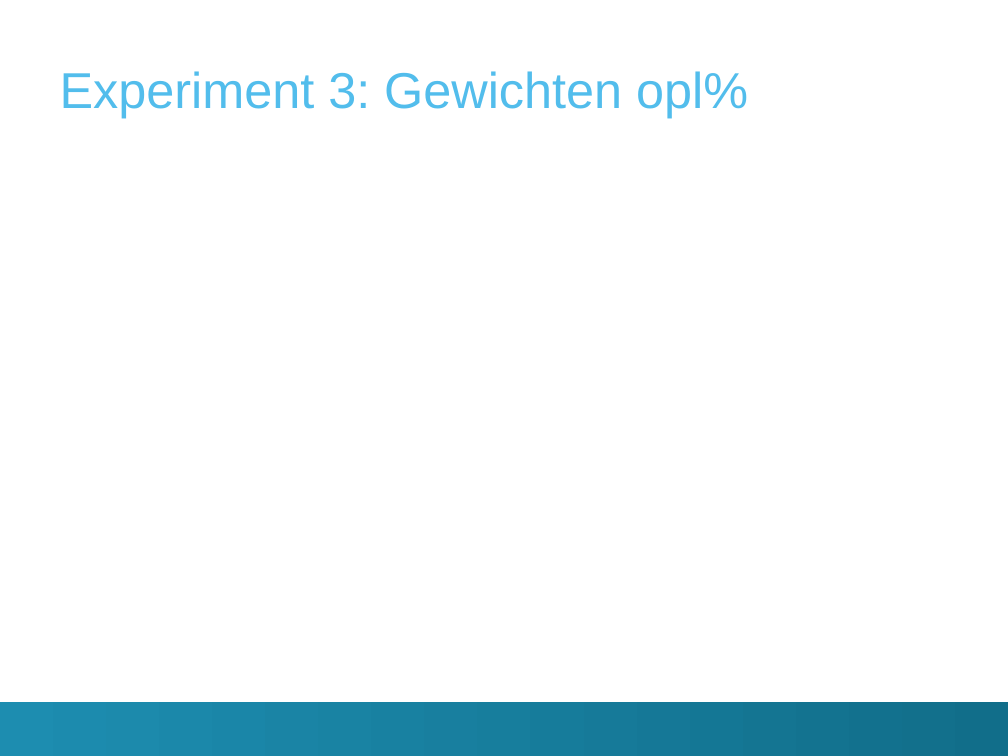
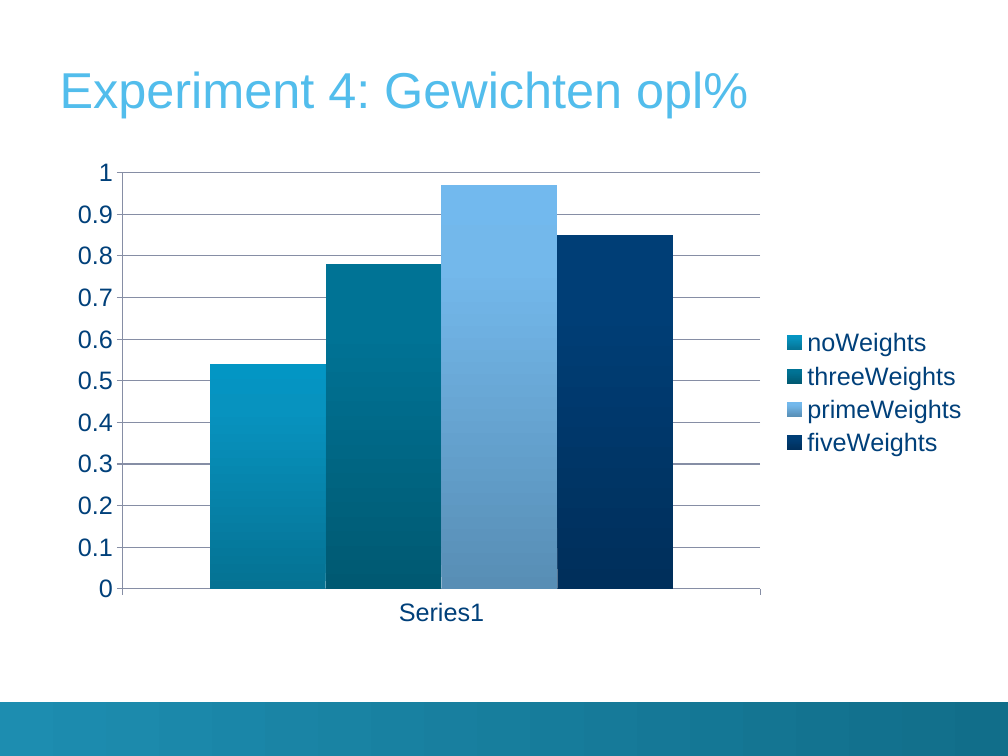
Before and after one commit to TomDeGroote/Bachelorproef, a slide deck: slide 21 of Paper/Finale Presentatie/presentatie.pptx (slide 20 before the commit). Drawn at 1008x756 pixels with LibreOffice and Linux fonts; fonts in the diff are those of the drawing; background and template pictures are left out. Boxes give left, top, right and bottom in pixels: in the first picture for what was removed or moved away, otherwise in the second. Text is boxed around its words. In the diff, an @@ line names an element or a change of style, - is before the commit and + after.

```diff
--- a/Paper/Finale Presentatie/presentatie.pptx
+++ b/Paper/Finale Presentatie/presentatie.pptx
@@ title at bbox=[60, 71, 748, 118]: text changed @@
-Experiment 3: Gewichten opl%
+Experiment 4: Gewichten opl%
@@ column chart added at bbox=[59, 149, 978, 637] @@
+categories: 
+noWeights: 0.54
+threeWeights: 0.78
+primeWeights: 0.97
+fiveWeights: 0.85
```
Also in this commit, not shown: 2 other slides changed, 2 other files.
